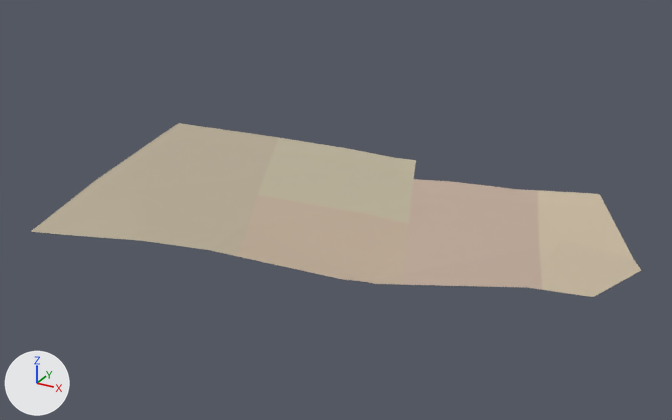
An edit to the glTF model assets/malta/countryside/farm_4_3_soil.glb, drawn before and after from the same camera.
Camera for both pictures: a camera (50 mm lens) standing at (356.0, -494.0, 280.0) and looking at (119.0, -63.0, 65.0). Lighting does not change. The marker at lower left points along +X, +Y and +Z. The first picture is the older version. Vertices at exactly the same position are counted once.

In view in the first picture: 'geometry_0'.
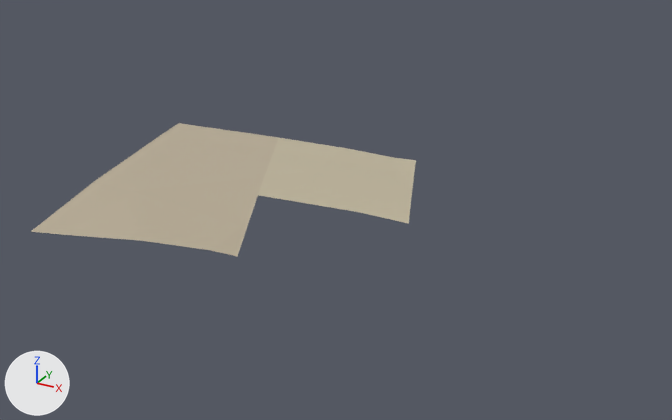
Location of each change, (x1, y1, x2, y2) in pixels of the pictures (672 x 420 px):
'geometry_0', reshaped (37% narrower, 23% shorter): before (31, 123, 641, 297); after (31, 123, 416, 256)
part 1 of me_geometry_0, deleted (beige): before (238, 179, 641, 297)

The change in detail:
me_geometry_0 is used by ob_geometry_0; location (0.0, 0.0, 0.0).
me_geometry_0 had 63 vertices, 85 faces and spanned x -45.0..286.0, y -163.0..33.0, z 48.0..71.0.
me_geometry_0 now has 35 vertices, 39 faces and spans x -45.0..157.0, y -163.0..28.0, z 57.0..71.0.
Part 1, on me_geometry_0:
28 vertices are removed from x 138.0..286.0, y -111.0..33.0, z 48.0..65.0.
46 faces are deleted.
